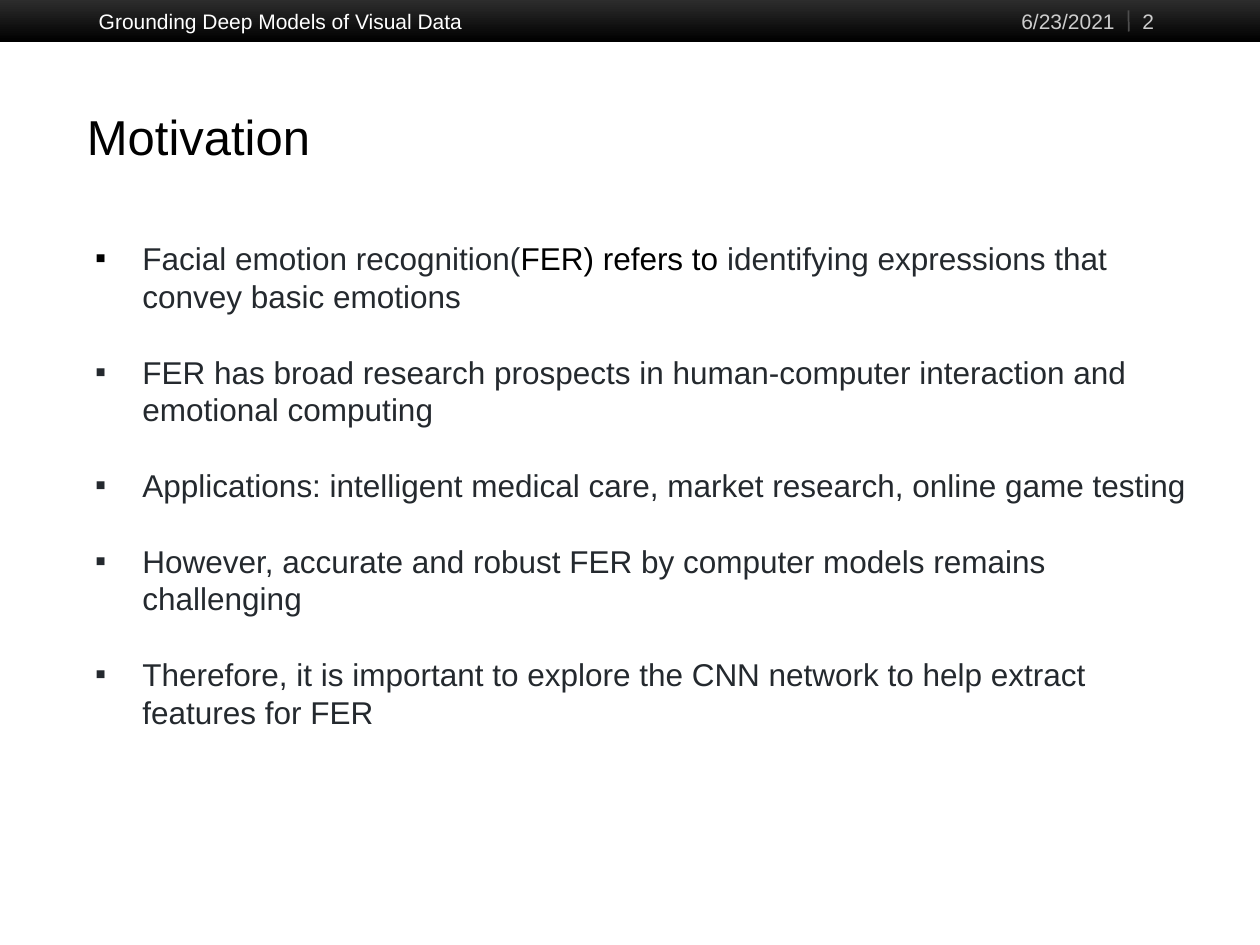
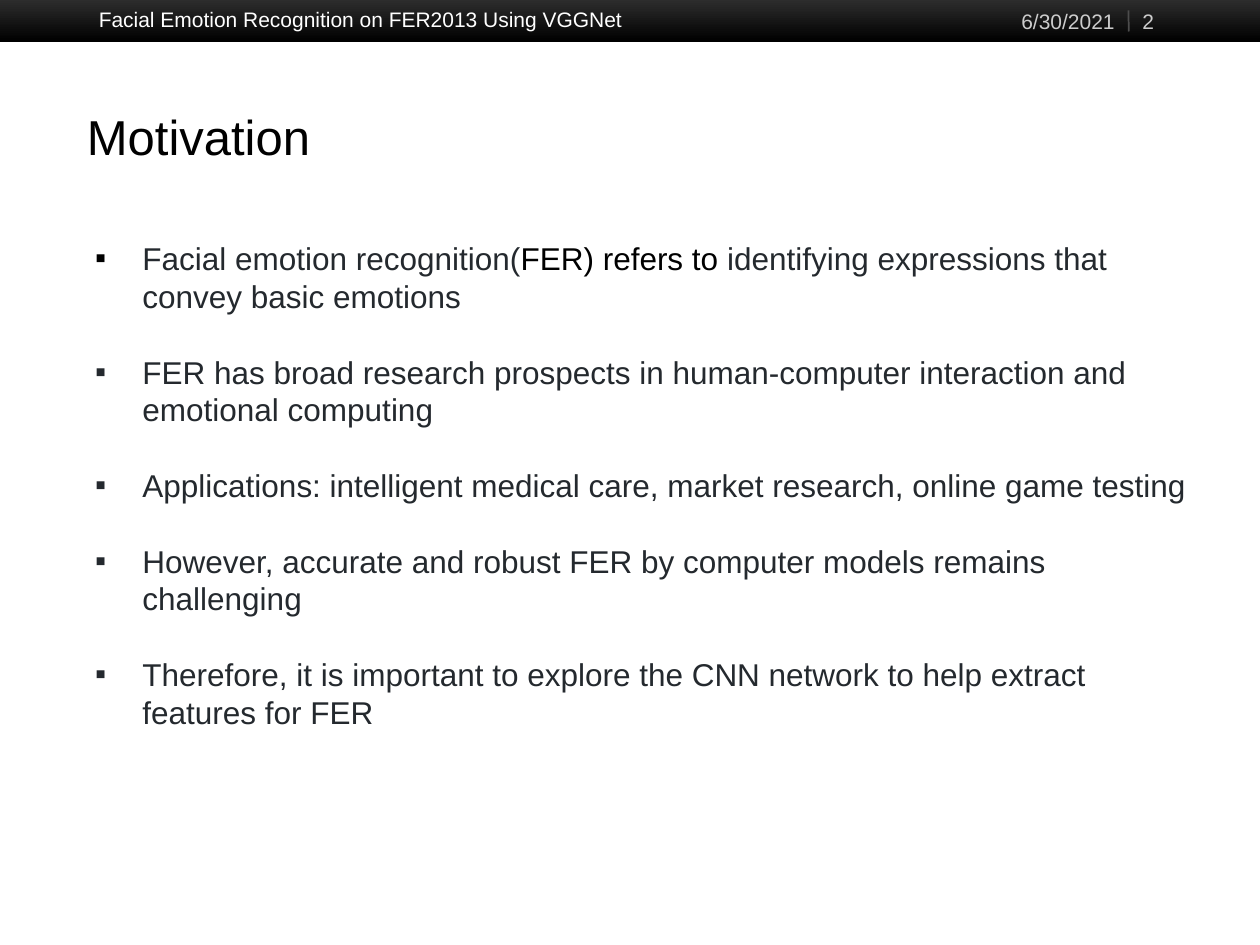
Before and after one commit to JimY233/CS523_Project, a slide deck: slide 2 of Facial Emotion Recognition on FER2013.pptx. Drawn at 1260x945 pixels with LibreOffice and Linux fonts; fonts in the diff are those of the drawing. Boxes give left, top, right and bottom in pixels: in the first picture for what was removed or moved away, otherwise in the second. Text is boxed around its words. In the diff, an @@ line names an element or a change of style, - is before the commit and + after.

```diff
--- a/Facial Emotion Recognition on FER2013.pptx
+++ b/Facial Emotion Recognition on FER2013.pptx
@@ text at bbox=[99, 11, 622, 31]: text changed @@
-Grounding Deep Models of Visual Data
+Facial Emotion Recognition on FER2013 Using VGGNet
@@ text at bbox=[1021, 14, 1114, 29]: text changed @@
-6/23/2021
+6/30/2021
```
Also in this commit, not shown: 17 other slides changed, 4 slides added, 3 slides removed.
